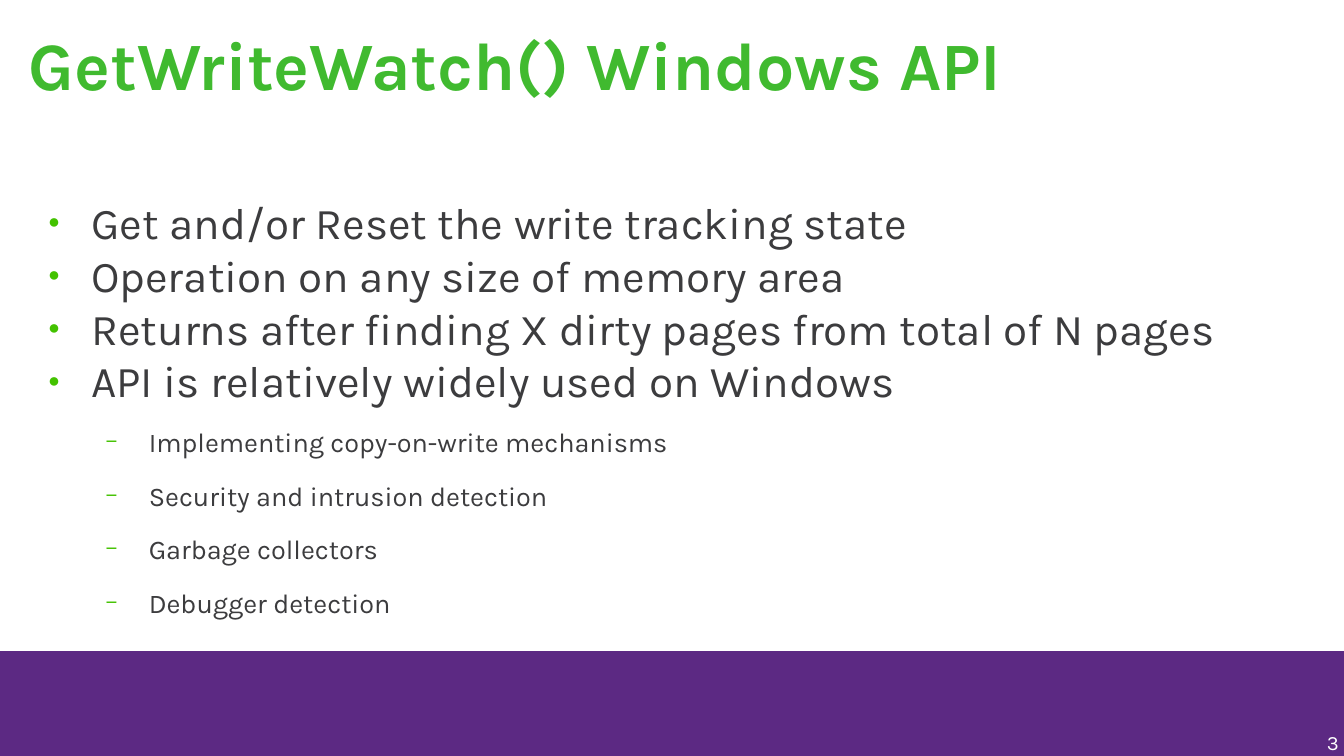
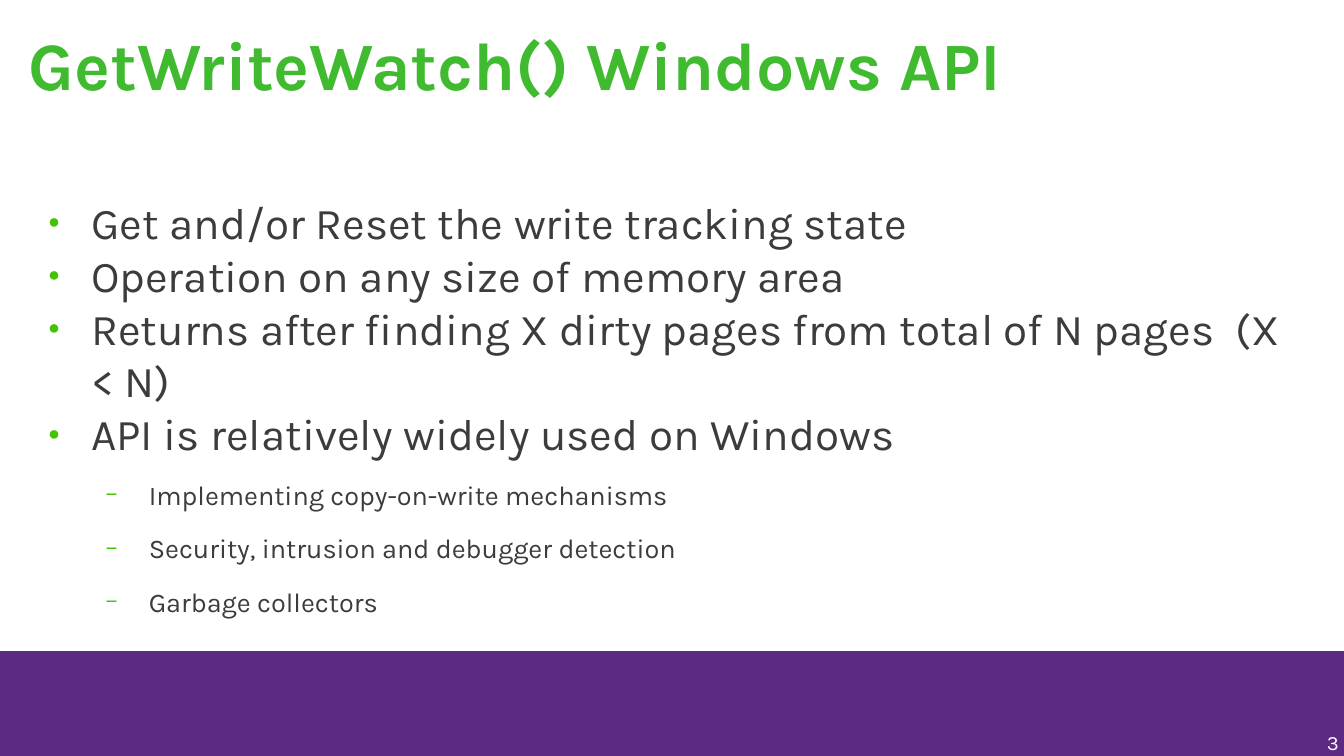
Before and after one commit to musamaanjum/presentations, a slide deck: slide 3 of Adding-Functionality-to-make-Windows-games-run-faster-on-Linux-v1.odp. Drawn at 1344x756 pixels with LibreOffice and Linux fonts; fonts in the diff are those of the drawing; background and template pictures are left out. Boxes give left, top, right and bottom in pixels: in the first picture for what was removed or moved away, otherwise in the second. Text is boxed around its words. In the diff, an @@ line names an element or a change of style, - is before the commit and + after.

```diff
--- a/Adding-Functionality-to-make-Windows-games-run-faster-on-Linux-v1.odp
+++ b/Adding-Functionality-to-make-Windows-games-run-faster-on-Linux-v1.odp
@@ text at box(91, 313, 1279, 402): text changed @@
-● Returns after finding X dirty pages from total of N pages
+● Returns after finding X dirty pages from total of N pages (X < N)
@@ text at box(149, 539, 676, 565): text changed @@
-  − Security and intrusion detection
+  − Security, intrusion and debugger detection
@@ text at box(149, 594, 390, 619): paragraph removed @@
-  − Debugger detection
```
Also in this commit, not shown: 20 other slides changed, 1 slide added.
